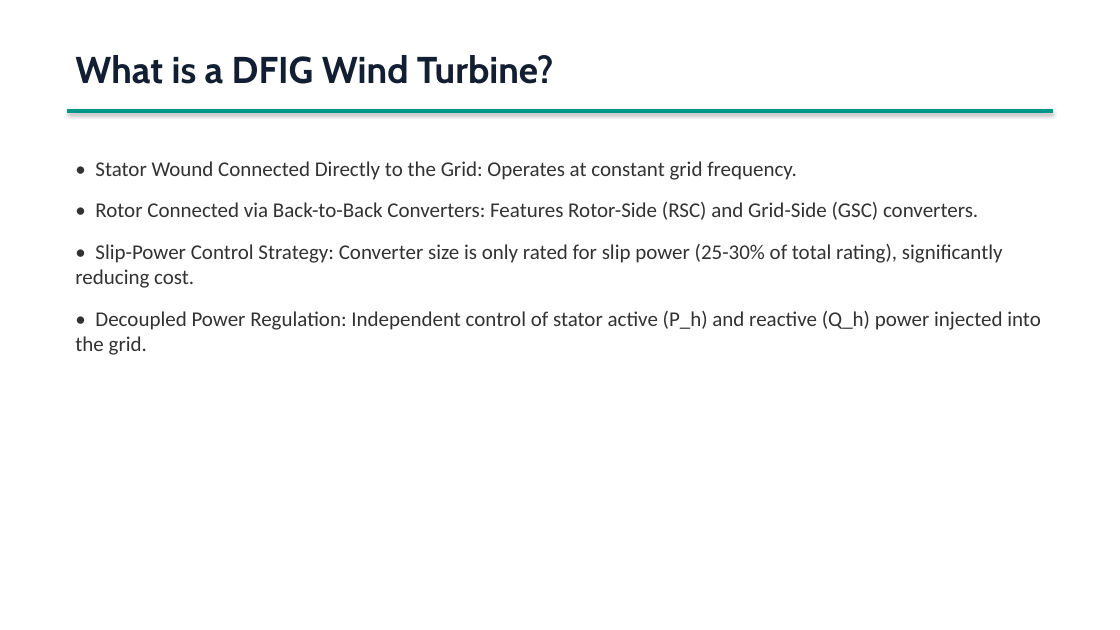
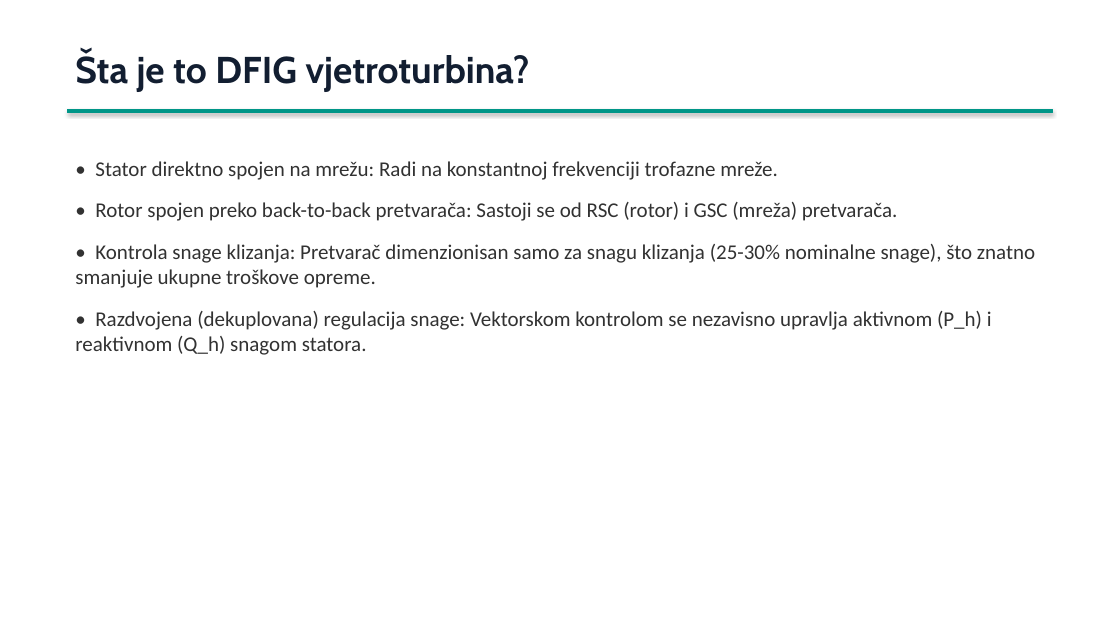
Before and after one commit to abudabiduba/SREES_2026_Gilic_VDFIG, a slide deck: slide 2 of presentation/DFIG_Presentation.pptx. Drawn at 1120x630 pixels with LibreOffice and Linux fonts; fonts in the diff are those of the drawing. Boxes give left, top, right and bottom in pixels: in the first picture for what was removed or moved away, otherwise in the second. Text is boxed around its words. In the diff, an @@ line names an element or a change of style, - is before the commit and + after.

Commit message:
Update DFIG_Presentation.pptx with Bosnian slide translations

```diff
--- a/presentation/DFIG_Presentation.pptx
+++ b/presentation/DFIG_Presentation.pptx
@@ text at <box>75,51,530,91</box>: text changed @@
-What is a DFIG Wind Turbine?
+Šta je to DFIG vjetroturbina?
@@ text at <box>75,161,1035,355</box>: text changed @@
-• Stator Wound Connected Directly to the Grid: Operates at constant grid frequency.
-• Rotor Connected via Back-to-Back Converters: Features Rotor-Side (RSC) and Grid-Side (GSC) converters.
-• Slip-Power Control Strategy: Converter size is only rated for slip power (25-30% of total rating), significantly reducing cost.
-• Decoupled Power Regulation: Independent control of stator active (P_h) and reactive (Q_h) power injected into the grid.
+• Stator direktno spojen na mrežu: Radi na konstantnoj frekvenciji trofazne mreže.
+• Rotor spojen preko back-to-back pretvarača: Sastoji se od RSC (rotor) i GSC (mreža) pretvarača.
+• Kontrola snage klizanja: Pretvarač dimenzionisan samo za snagu klizanja (25-30% nominalne snage), što znatno smanjuje ukupne troškove opreme.
+• Razdvojena (dekuplovana) regulacija snage: Vektorskom kontrolom se nezavisno upravlja aktivnom (P_h) i reaktivnom (Q_h) snagom statora.
```
Also in this commit, not shown: 3 other slides changed, 3 slides added, 3 slides removed.
